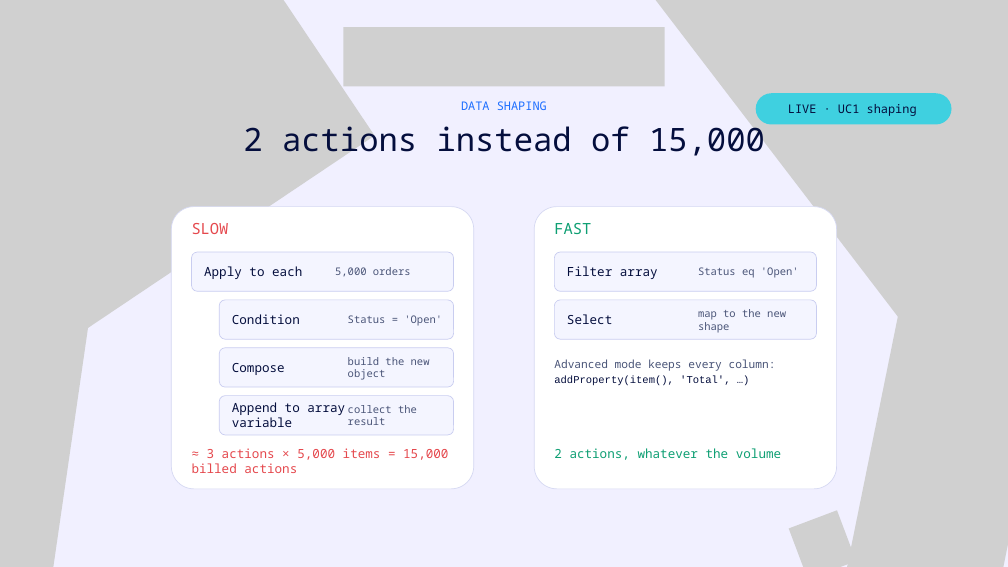
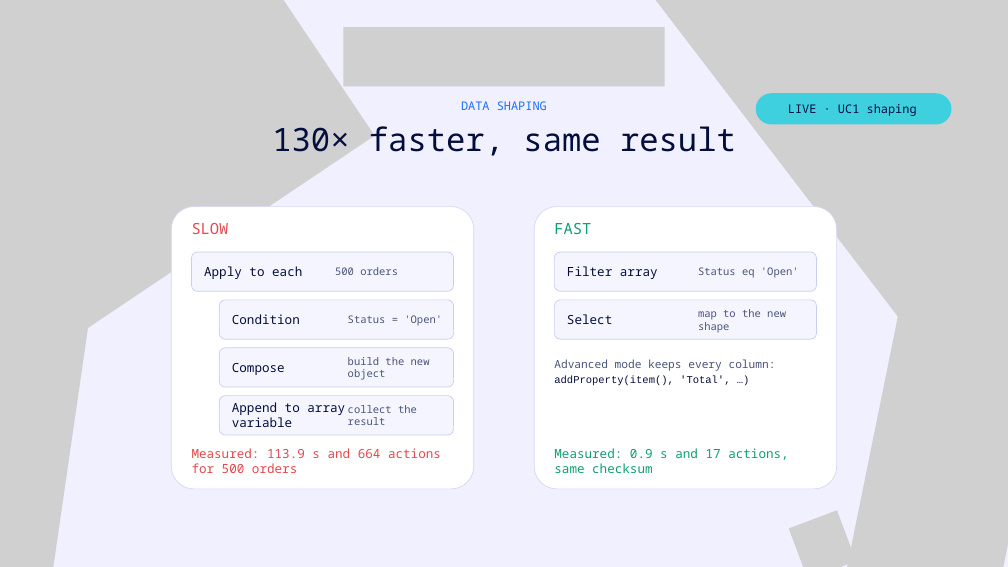
Before and after one commit to david-lorenzo88/power-automate-optimization-techniques, a slide deck: slide 11 of deck/From-Hours-to-Seconds.pptx (slide 10 before the commit). Drawn at 1008x567 pixels with LibreOffice and Linux fonts; fonts in the diff are those of the drawing; grey boxes stand for pictures; background and template pictures are left out. Boxes give left, top, right and bottom in pixels: in the first picture for what was removed or moved away, otherwise in the second. Text is boxed around its words. In the diff, an @@ line names an element or a change of style, - is before the commit and + after.

```diff
--- a/deck/From-Hours-to-Seconds.pptx
+++ b/deck/From-Hours-to-Seconds.pptx
@@ text at (272,126,736,160): text changed @@
-2 actions instead of 15,000
+130× faster, same result
@@ text at (335,267,398,275): text changed @@
-5,000 orders
+500 orders
@@ text at (192,448,441,473): text changed @@
-≈ 3 actions × 5,000 items = 15,000 billed actions
+Measured: 113.9 s and 664 actions for 500 orders
@@ text at (554,448,788,473): text changed @@
-2 actions, whatever the volume
+Measured: 0.9 s and 17 actions, same checksum
```
Also in this commit, not shown: 12 other slides changed, 3 slides added, 1 slide removed, 3 other files.
